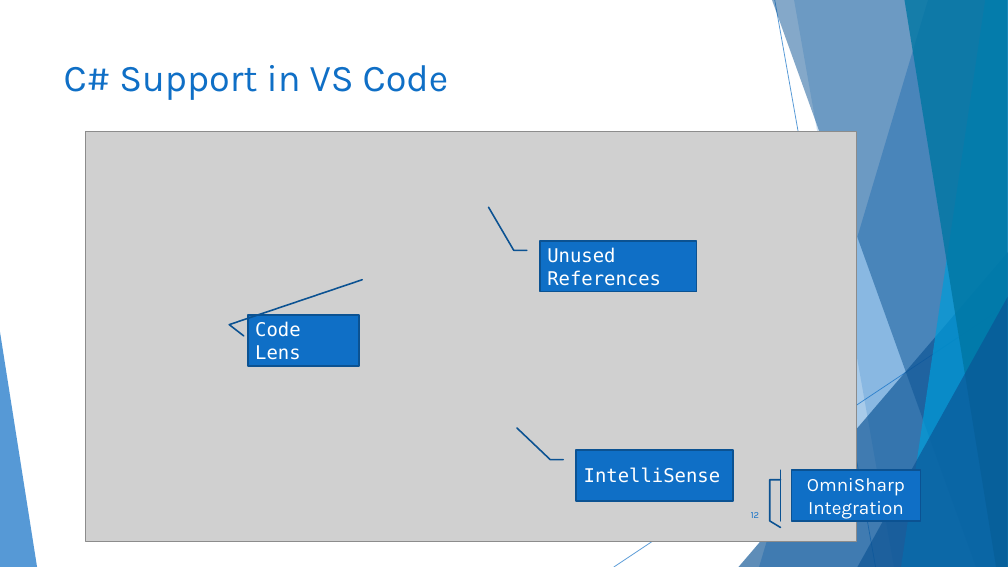
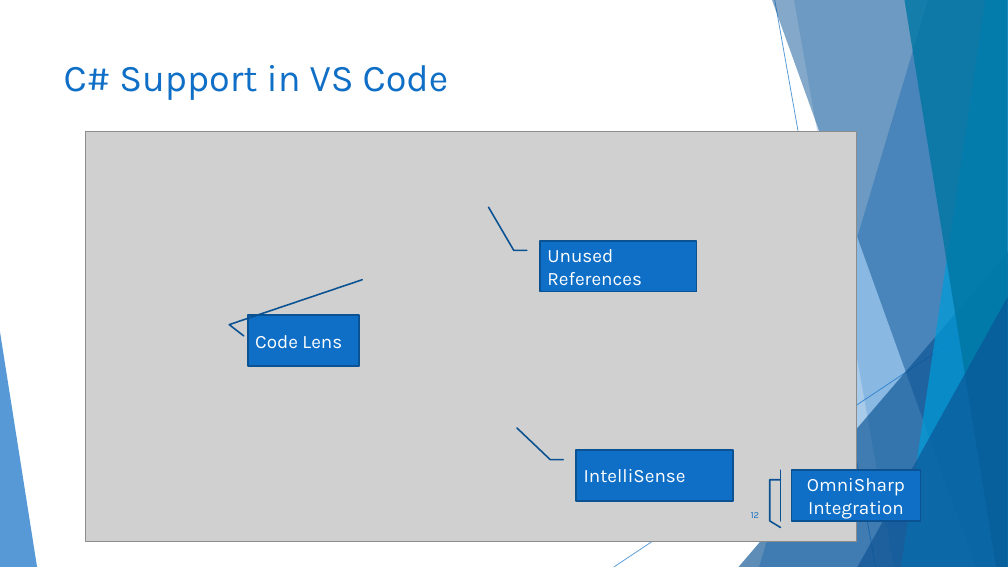
Before and after one commit to scottaddie/slide-decks, a slide deck: slide 12 of Getting Started with ASP.NET Core 1.0 in VS Code - SFLCC.pptx. Drawn at 1008x567 pixels with LibreOffice and Linux fonts; fonts in the diff are those of the drawing; grey boxes stand for pictures. Boxes give left, top, right and bottom in pixels: in the first picture for what was removed or moved away, otherwise in the second. Text is boxed around its words. In the diff, an @@ line names an element or a change of style, - is before the commit and + after.

```diff
--- a/Getting Started with ASP.NET Core 1.0 in VS Code - SFLCC.pptx
+++ b/Getting Started with ASP.NET Core 1.0 in VS Code - SFLCC.pptx
@@ font DejaVu Sans Mono to Karla in 3 elements at (540,241,696,292), (576,450,733,501), (248,315,359,366) @@
```
Also in this commit, not shown: 8 other slides changed.
